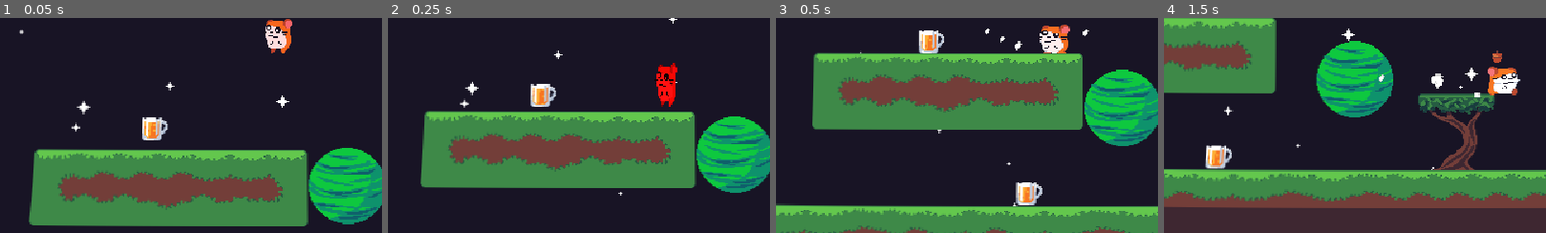
Above: before the commit, frames 1-4 (left to right).
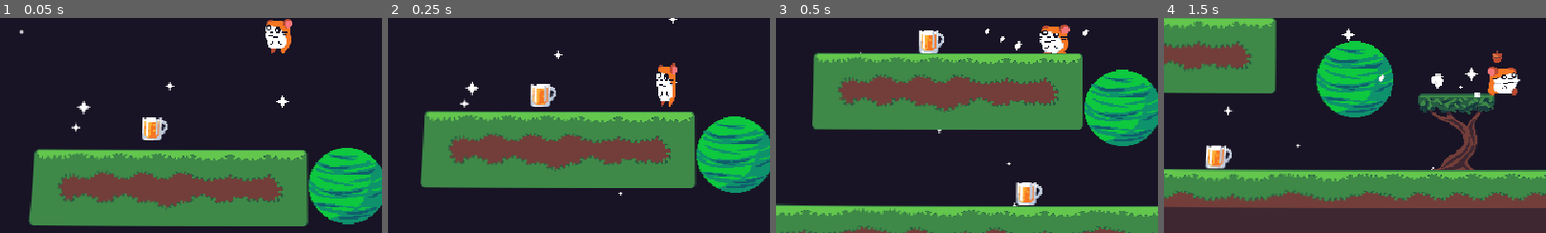
Above: after the commit, the same moments.

Repository: Codex112008/GMTK-2025-Game-Jam
Game: Godot game, scene res://Scenes/Game.tscn
Two runs of this game, one before a commit and one after it. Both use one fixed random seed, a clock stepped at 60 frames per second and the inputs below.
Inputs:
- Up to frame 1 (0.05 s): no input
- Up to frame 2 (0.25 s): no input
- Up to frame 3 (0.5 s): no input
- Up to frame 4 (1.5 s): hold D (right) from 0.53 s (still down); tap Space (jump) at 0.77 s
The pictures show only the part of the screen within x 14-64%, y 47-97%; the shares and areas given below are measured in that part.

The runs differ from the first frame. In frame 1, 0.4% of the frame differs, in the area x 69-75%, y 3-15%; in frame 2, 0.8%, in the area x 69-76%, y 20-42%; in frame 3, less than 0.1%; in frame 4, nothing differs.

Commit message:
actual last push before neo

Diff:
--- a/Scenes/Player.tscn
+++ b/Scenes/Player.tscn
@@ -141,10 +141,10 @@
 tracks/0/interp = 1
 tracks/0/loop_wrap = true
 tracks/0/keys = {
-"times": PackedFloat32Array(0, 0.25, 0.5),
-"transitions": PackedFloat32Array(1, 1, 1),
+"times": PackedFloat32Array(0, 0.5),
+"transitions": PackedFloat32Array(1, 1),
 "update": 0,
-"values": [Color(1, 1, 1, 1), Color(1, 0, 0, 1), Color(1, 1, 1, 1)]
+"values": [Color(1, 0, 0, 1), Color(1, 1, 1, 1)]
 }
 
 [sub_resource type="AnimationLibrary" id="AnimationLibrary_70hv0"]
@@ -256,7 +256,6 @@
 [node name="IFrameTimer" type="Timer" parent="Timers"]
 wait_time = 0.1
 one_shot = true
-autostart = true
 
 [node name="Particles" type="Node2D" parent="."]
 
